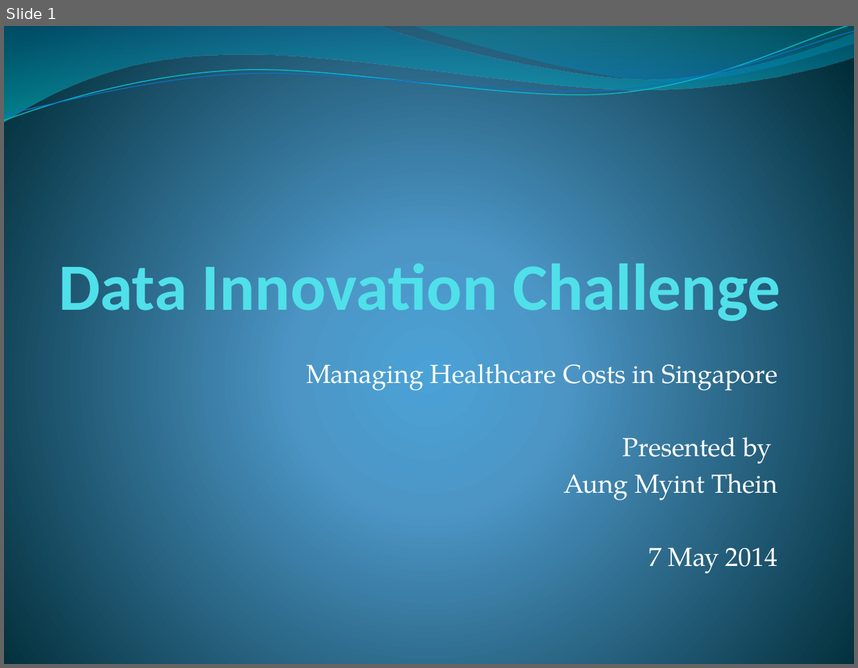
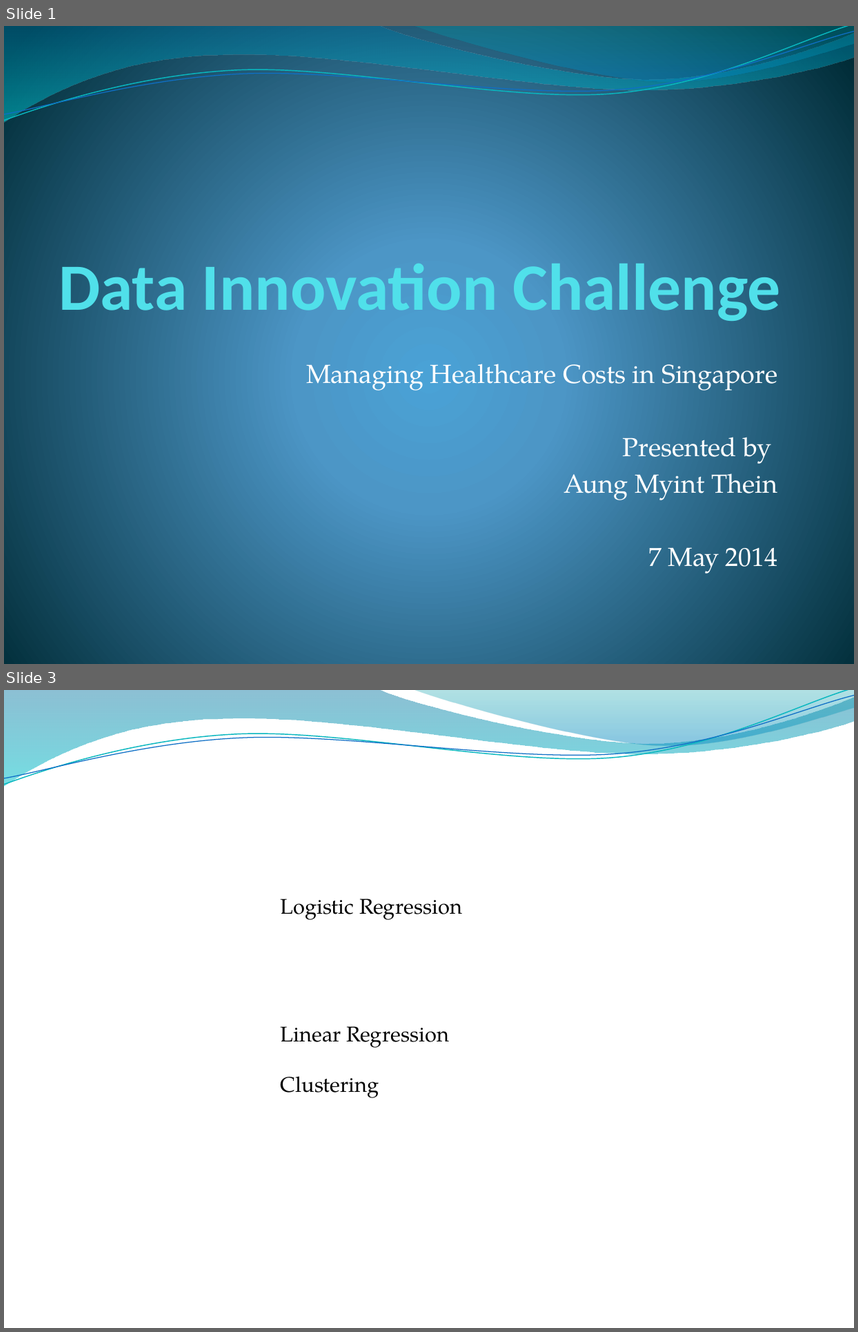
Before and after one commit to Aung-Myint-Thein/test-medical-data, a slide deck: Slides/Data Innovation Challenge.pptx. Shown one above the other, each under a label of ours: slide 1 before the commit, slides 1 and 3 after it; the slides between them are not shown. The pictures are 858x668 and 858x1332 pixels, drawn with LibreOffice and Linux fonts; fonts in the diff are those of the drawing; background and template pictures are left out. Boxes give left, top, right and bottom in pixels: in the first picture for what was removed or moved away, otherwise in the second. Text is boxed around its words. In the diff, an @@ line names an element or a change of style, - is before the commit and + after.

```diff
--- a/Slides/Data Innovation Challenge.pptx
+++ b/Slides/Data Innovation Challenge.pptx
@@ slide 3 added at (4,690,854,1328), background picture (left out); not listed: 4 template elements that a slide beside it also shows @@
@@ text added at (281,898,462,1098), 18 pt, text #000000 @@
+Logistic Regression
+Linear Regression
+Clustering
```
Also in this commit, not shown: 10 other slides added, 3 other files.
